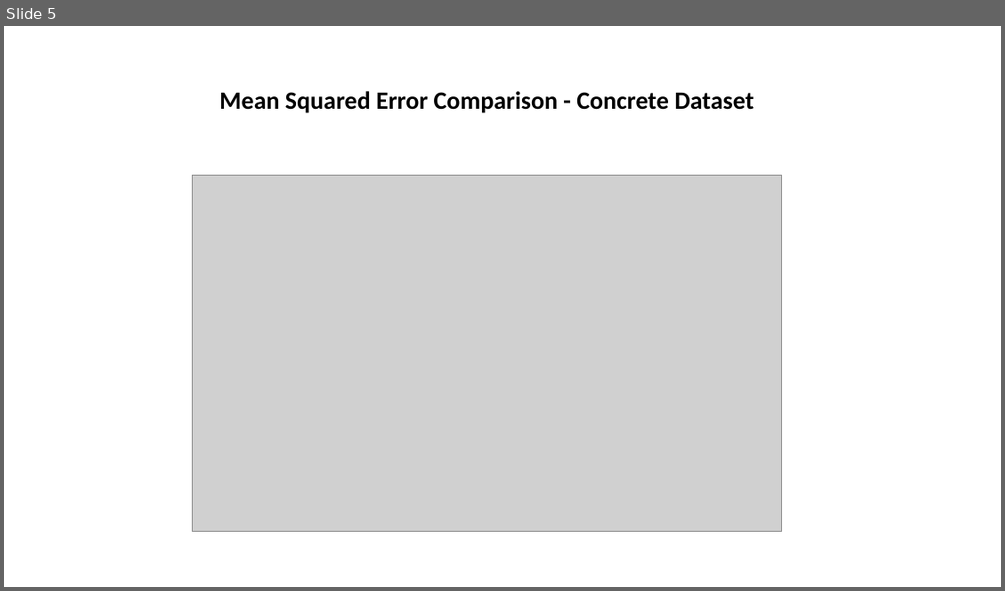
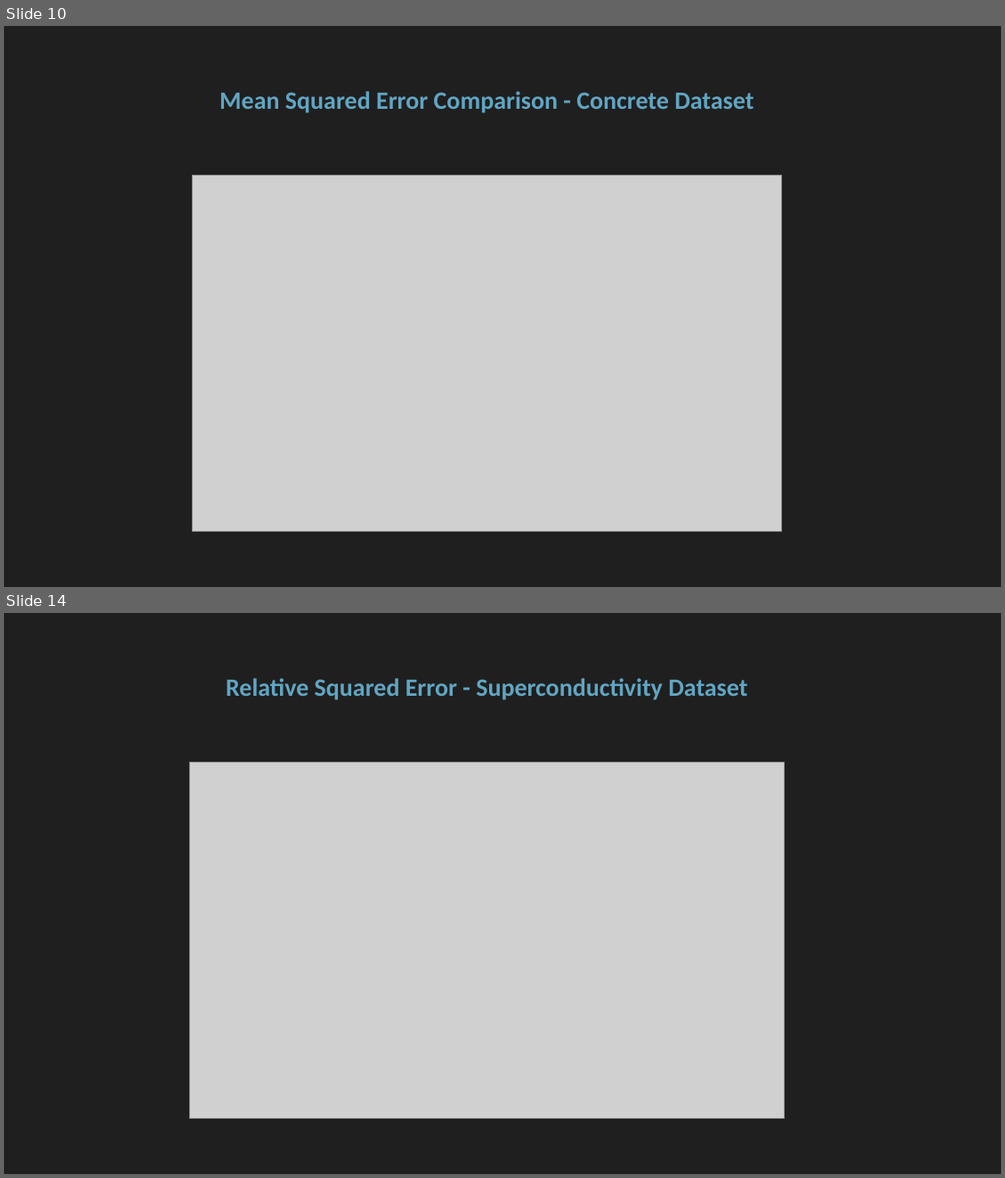
Before and after one commit to floengl/Machine-Learning, a slide deck: Exercise_2/Exercie2_slides.pptx. Shown one above the other, each under a label of ours: slide 5 before the commit, slides 10 and 14 after it; the slides between them are not shown. The pictures are 1005x591 and 1005x1178 pixels, drawn with LibreOffice and Linux fonts; fonts in the diff are those of the drawing; grey boxes stand for pictures. Boxes give left, top, right and bottom in pixels: in the first picture for what was removed or moved away, otherwise in the second. Text is boxed around its words. In the diff, an @@ line names an element or a change of style, - is before the commit and + after.

```diff
--- a/Exercise_2/Exercie2_slides.pptx
+++ b/Exercise_2/Exercie2_slides.pptx
@@ slide 14 added at (4,613,1001,1174), background #1F1F1F @@
@@ title added at (226,678,747,700), 24 pt, text #61A5C2, bold @@
+Relative Squared Error - Superconductivity Dataset
@@ picture added at (189,763,784,1119) @@
@@ what was slide 5 is now slide 10 @@
@@ slide 10 changed as well @@
@@ background #FFFFFF to #1F1F1F @@
@@ title "Mean Squared Error Comparison - ..." at (219,91,753,113): text colour #000000 to #61A5C2 @@
```
Also in this commit, not shown: 4 other slides changed, 9 other slides added, 3 other files.
